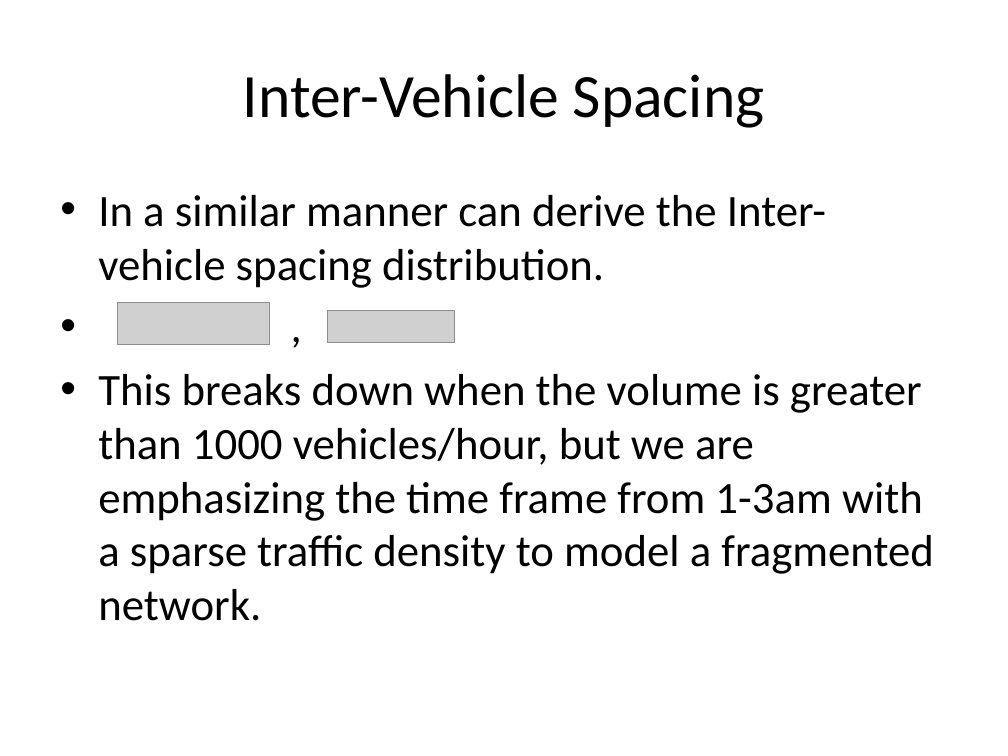
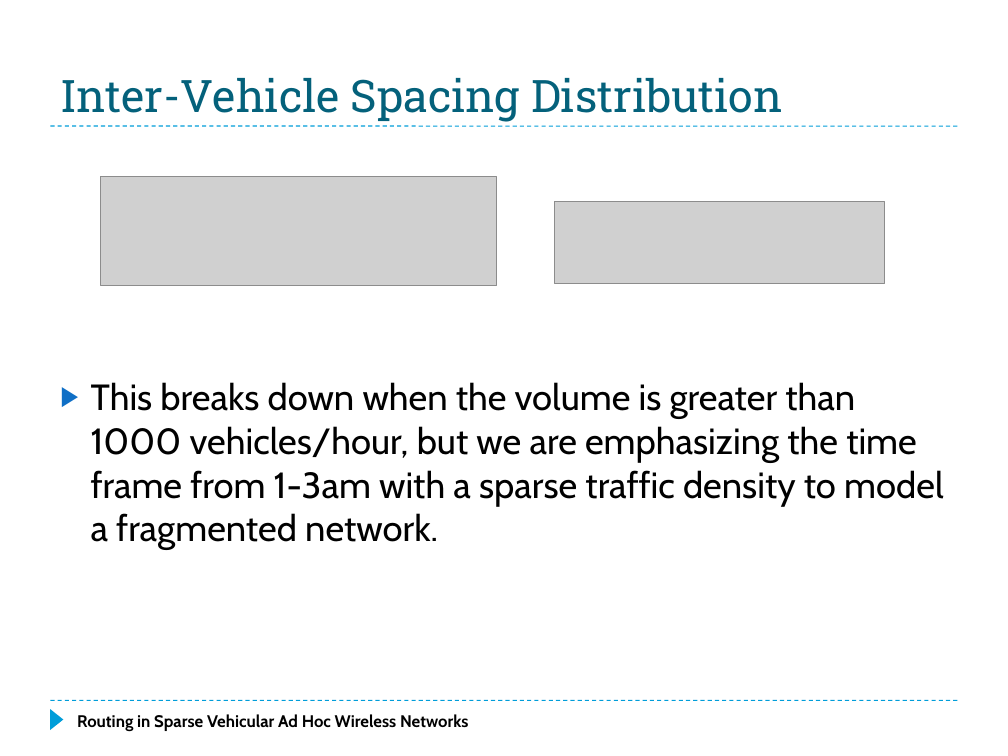
Before and after one commit to f33losopher/EEMaster_VANET, a slide deck: slide 10 of VANET_Felix.pptx (slide 9 before the commit). Drawn at 1008x756 pixels with LibreOffice and Linux fonts; fonts in the diff are those of the drawing; grey boxes stand for pictures. Boxes give left, top, right and bottom in pixels: in the first picture for what was removed or moved away, otherwise in the second. Text is boxed around its words. In the diff, an @@ line names an element or a change of style, - is before the commit and + after.

Commit message:
Mainly updates to PPT Paper up to analysis of disconnected networks with two directional traffic

```diff
--- a/VANET_Felix.pptx
+++ b/VANET_Felix.pptx
@@ title "Inter-Vehicle Spacing Distribution" at box(60, 78, 783, 122): vertical alignment middle to bottom @@
@@ title at box(60, 78, 783, 122): text changed; size 44 to 32 pt; font Calibri to Roboto Slab; text colour #000000 to #04617B @@
-Inter-Vehicle Spacing
+Inter-Vehicle Spacing Distribution
@@ line added from (50, 126) to (958, 126), #009DD9 0.75 pt dashed @@
@@ picture: place and size @@
-picture at box(118, 302, 270, 345)
+picture at box(101, 176, 497, 285)
@@ text at box(98, 195, 826, 288): paragraphs removed @@
-• In a similar manner can derive the Inter-vehicle spacing distribution.
-• ,
@@ picture: place and size @@
-picture at box(328, 310, 455, 342)
+picture at box(554, 202, 885, 283)
@@ text "This breaks down when the ...": place and size @@
-text "This breaks down when the ..." at box(98, 195, 933, 621)
+text "This breaks down when the ..." at box(91, 382, 943, 550)
@@ text "This breaks down when the ..." at box(91, 382, 943, 550): size 32 to 26 pt, font Calibri to Cabin; bullet • to ▶ @@
@@ line added from (50, 701) to (958, 701), #009DD9 0.75 pt dashed @@
@@ triangle added at box(50, 709, 64, 730), fill #009DD9 @@
@@ text added at box(77, 714, 469, 731), 12 pt, text #000000, bold @@
+Routing in Sparse Vehicular Ad Hoc Wireless Networks
```
Also in this commit, not shown: 20 other slides changed, 3 slides added, 2 slides removed, 2 other files.
